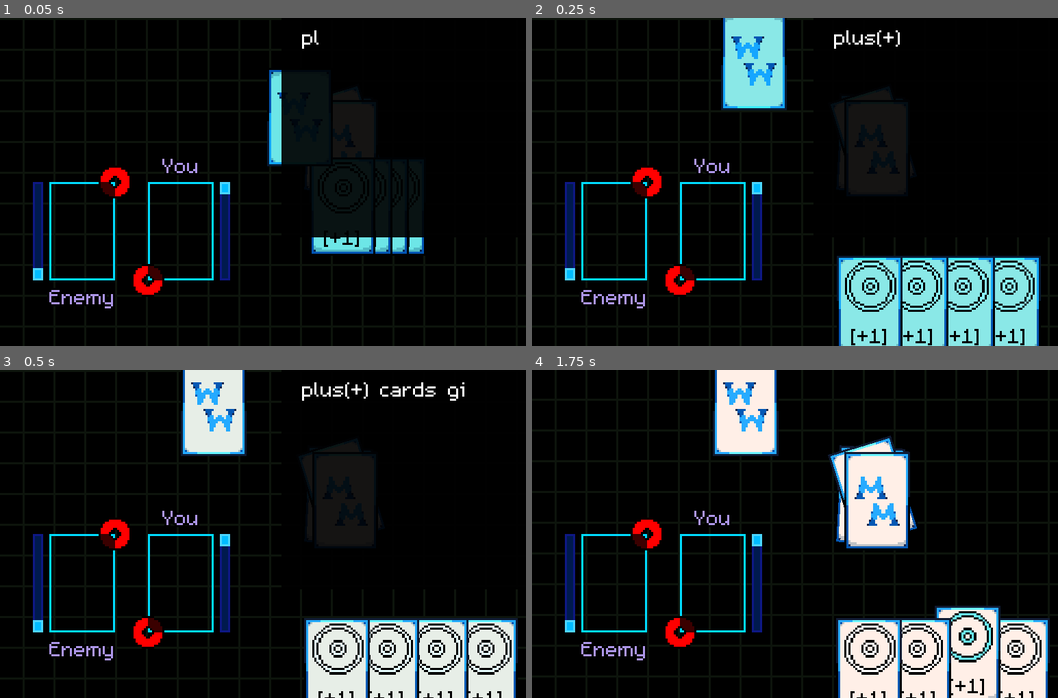
Above: before the commit, frames 1-4 (two rows, left to right).
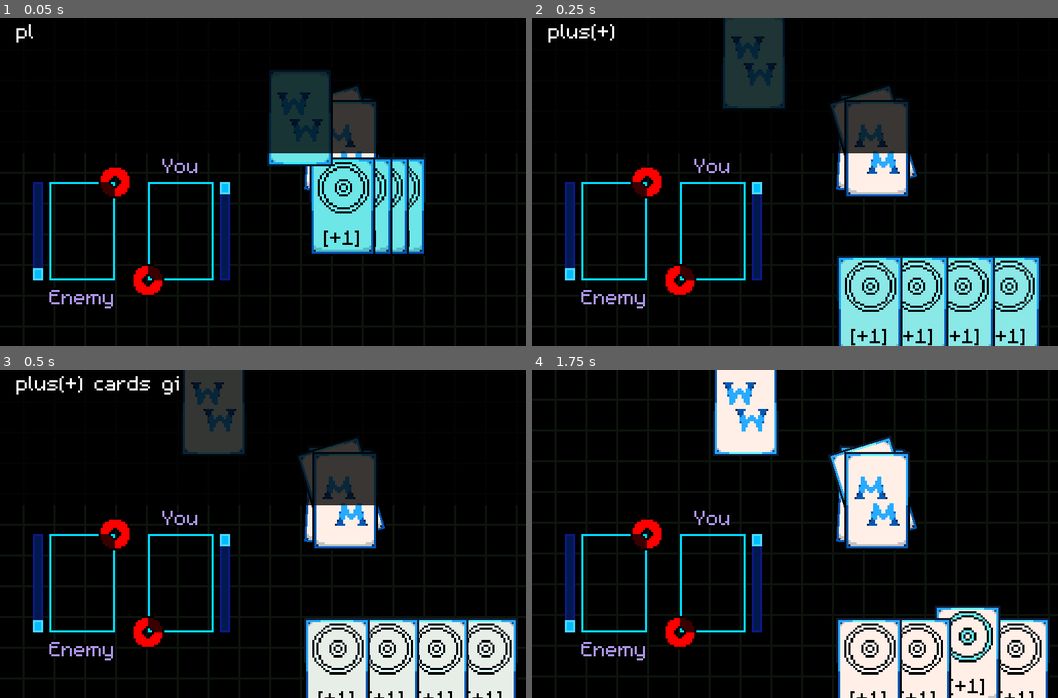
Above: after the commit, the same moments.

Repository: U23RN6M3/Magicae-Manus
Game: Godot game, scene res://Main/Arena.tscn
Same seed, same stepped clock (60 frames per second), same inputs: the game is played once before the commit and once after it. This scene is started directly instead of the project's main scene.
Inputs (mouse positions are in pixels of both pictures, inside the frame that each line leads up to):
- Up to frame 1 (0.05 s): no input
- Up to frame 2 (0.25 s): no input
- Up to frame 3 (0.5 s): no input
- Up to frame 4 (1.75 s): tap Enter (ui_accept) at 0.5, 0.6, 0.77, 1.07, 1.25, 1.35, 1.52 s; move the mouse to (1015, 668) at 0.52 s; click (1015, 668) at 0.67 s; move the mouse to (968, 668) at 1.27 s; click (968, 668) at 1.42 s

The runs differ from the first frame. In frame 1, 9.5% of the frame differs, in the area x 3-81%, y 1-67%; in frame 2, 7.7%; in frame 3, 7.9%; in frame 4, nothing differs.

Commit message:
changed dialogue stuff

Diff:
--- a/Dialogue/Dialogue.gd
+++ b/Dialogue/Dialogue.gd
@@ -56,7 +56,7 @@
 
 	while Text.visible_characters < len(Text.text):
 
-		Text.bbcode_text = "[center]" + dialog[phraseNum]["Text"] + "[/center]"
+		Text.bbcode_text = dialog[phraseNum]["Text"]
 
 		Text.visible_characters += 1
 
--- a/Dialogue/Dialogue.tscn
+++ b/Dialogue/Dialogue.tscn
@@ -89,8 +89,8 @@
 [node name="Control" type="Control" parent="."]
 anchor_left = 1.0
 anchor_right = 1.0
-margin_left = -104.0
-margin_bottom = 104.0
+margin_left = -256.0
+margin_bottom = 64.0
 __meta__ = {
 "_edit_use_anchors_": false
 }
@@ -98,17 +98,16 @@
 [node name="Dialog_Box" type="ColorRect" parent="Control"]
 anchor_right = 1.0
 anchor_bottom = 1.029
-margin_left = -15.0
-margin_bottom = -0.0160065
-color = Color( 0, 0, 0, 0.913725 )
+margin_bottom = 0.143997
+color = Color( 0, 0, 0, 0.772549 )
 __meta__ = {
 "_edit_use_anchors_": false
 }
 
 [node name="Text" type="RichTextLabel" parent="Control/Dialog_Box"]
-margin_top = 3.0
-margin_right = 118.0
-margin_bottom = 107.0
+margin_left = 8.0
+margin_right = 256.0
+margin_bottom = 66.0
 custom_fonts/normal_font = SubResource( 2 )
 bbcode_enabled = true
 bbcode_text = "text"
@@ -119,10 +118,10 @@
 }
 
 [node name="Indicator" type="ColorRect" parent="Control/Dialog_Box"]
-margin_left = 1.0
-margin_top = 1.0
-margin_right = 118.0
-margin_bottom = 3.0
+margin_left = 2.0
+margin_top = 5.0
+margin_right = 6.0
+margin_bottom = 9.0
 __meta__ = {
 "_edit_use_anchors_": false
 }
